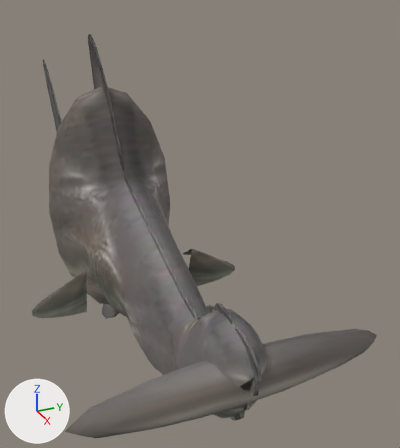
Two versions of the glTF model public/aqua/models/fish/hammerhead.glb, one commit apart.
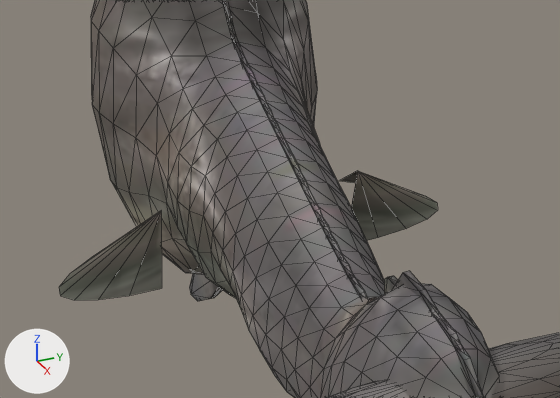
Old and new are each drawn whole from a 50 mm camera at (4408.939, -0.424, -236.246) aimed at (4407.396, 0.27, -237.018) and again close up on the part from 0% to 75% of the width and 35% to 83% of the height. The axes (+X, +Y, +Z) are drawn at lower left. The lights are the same throughout. The last two pictures show the newer version. The close-ups show mesh edges as thin lines. Vertices at exactly the same position are counted once.

The first close-up shows 'hammerhead'.
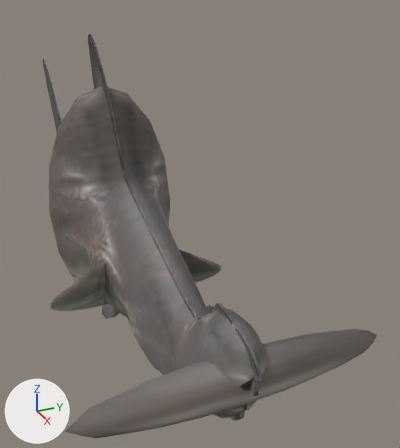
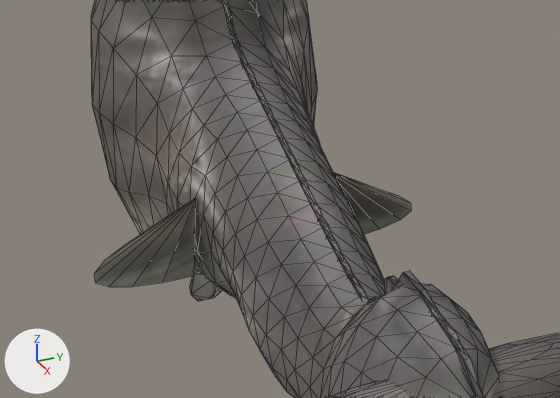
Changed parts and their boxes (x1, y1, x2, y2) in the close-ups (560 x 398 px; the box of a moved part takes in the faces that stretch with it):
'hammerhead', reshaped
    before: (59, 0, 560, 398)
    after: (91, 0, 560, 398)
part 1 of me_hammerhead, moved or reshaped
    before: (339, 170, 438, 241)
    after: (333, 172, 411, 234)
part 2 of me_hammerhead, moved or reshaped
    before: (59, 211, 162, 300)
    after: (94, 198, 196, 287)

The change, as a list of edits to the scene's bpy script:
```text
Change me_hammerhead:
    where me_hammerhead.from_pydata(...)  # 1138 vertices, 2238 faces; spans x 4406.25..4408.26, y -0.34..0.34, z -237.52..-236.42
    used by ob_hammerhead; location = (0.0, 0.0, 0.0)
    me_hammerhead part 1: the loose piece of 11 vertices spanning x 4407.51..4407.59, y 0.16..0.32, z -237.17..-237.0 is moved by (0.0, -0.05, 0.01)
    me_hammerhead part 2: the loose piece of 11 vertices spanning x 4407.51..4407.59, y -0.32..-0.16, z -237.17..-237.0 is moved by (0.0, 0.05, 0.01)
```
